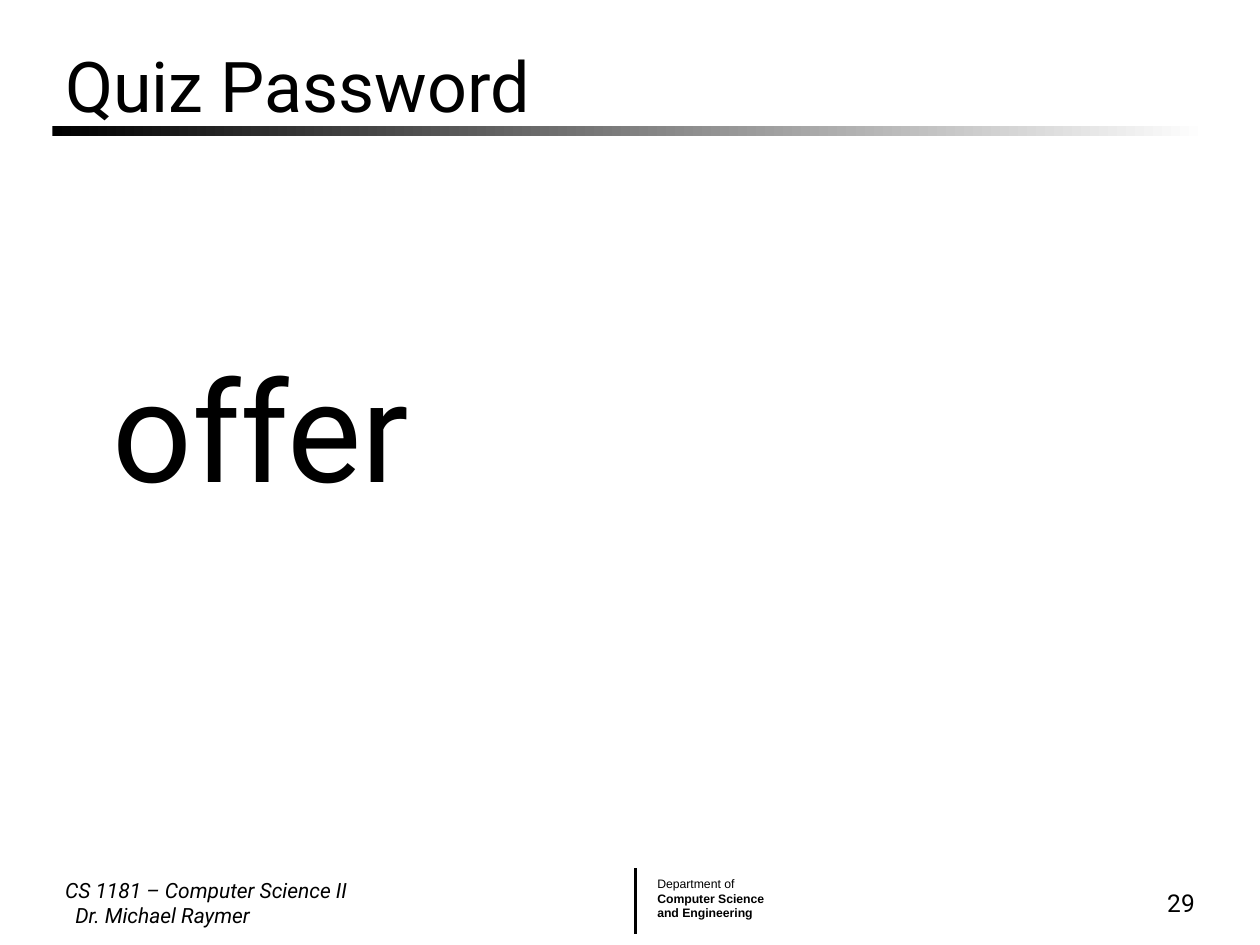
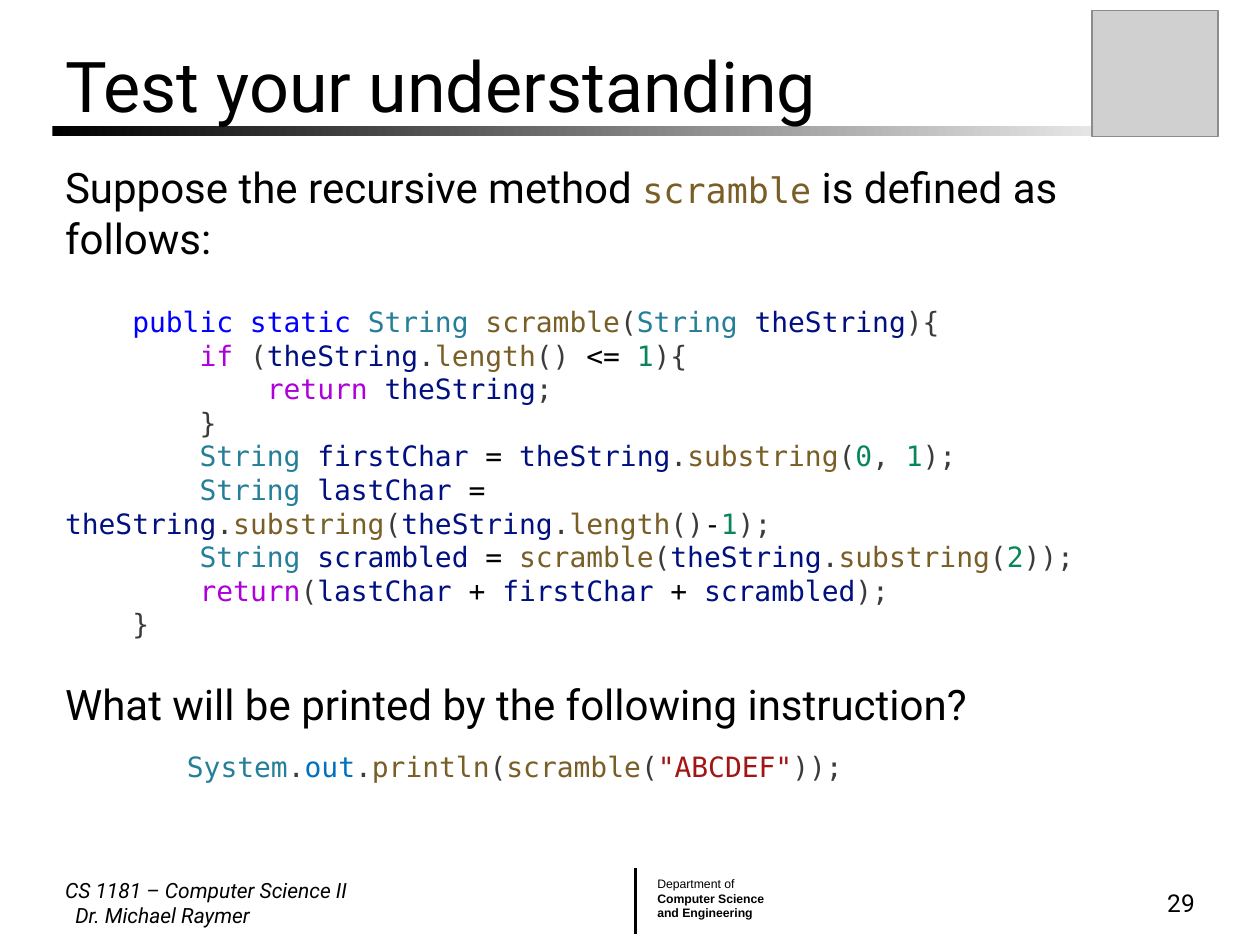
Before and after one commit to mraymer/CS1181_FA24, a slide deck: slide 29 of Lecture Slides/06 Recursion.pptx. Drawn at 1260x945 pixels with LibreOffice and Linux fonts; fonts in the diff are those of the drawing; grey boxes stand for pictures; background and template pictures are left out. Boxes give left, top, right and bottom in pixels: in the first picture for what was removed or moved away, otherwise in the second. Text is boxed around its words. In the diff, an @@ line names an element or a change of style, - is before the commit and + after.

Commit message:
Lecture 11-15-2024

```diff
--- a/Lecture Slides/06 Recursion.pptx
+++ b/Lecture Slides/06 Recursion.pptx
@@ picture added at [1092,10,1218,136] @@
@@ title at [65,59,816,128]: text changed @@
-Quiz Password
+Test your understanding
@@ text added at [65,171,1074,783], 16 pt, text #001080 @@
+Suppose the recursive method scramble is defined as follows:
+public static String scramble(String theString){
+if (theString.length() <= 1){
+return theString;
+}
+String firstChar = theString.substring(0, 1);
+String lastChar = theString.substring(theString.length()-1);
+String scrambled = scramble(theString.substring(2));
+return(lastChar + firstChar + scrambled);
+}
+What will be printed by the following instruction?
+System.out.println(scramble("ABCDEF"));
@@ text removed at [112,375,409,484] @@
-  offer
```
Also in this commit, not shown: 4 other files.
